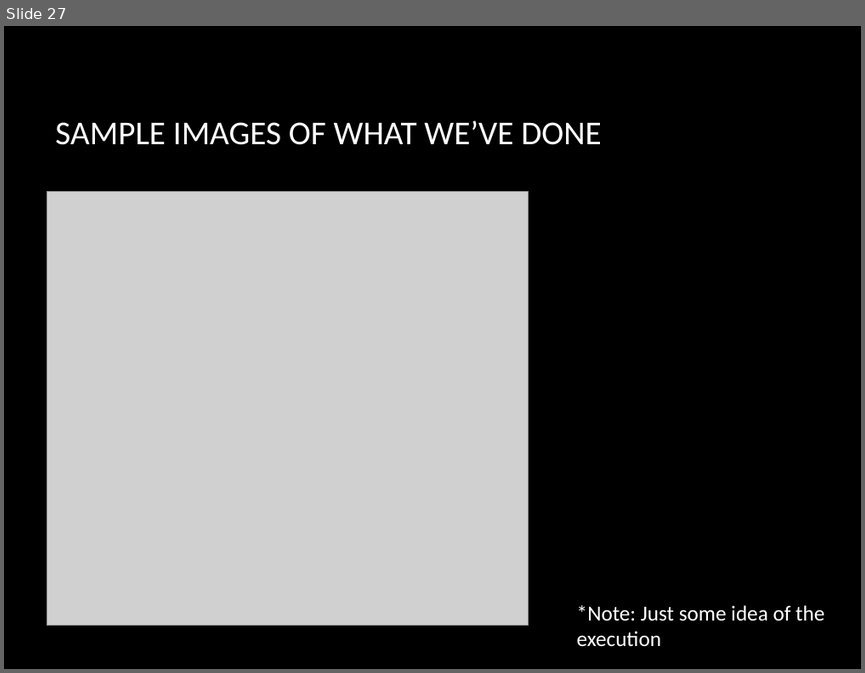
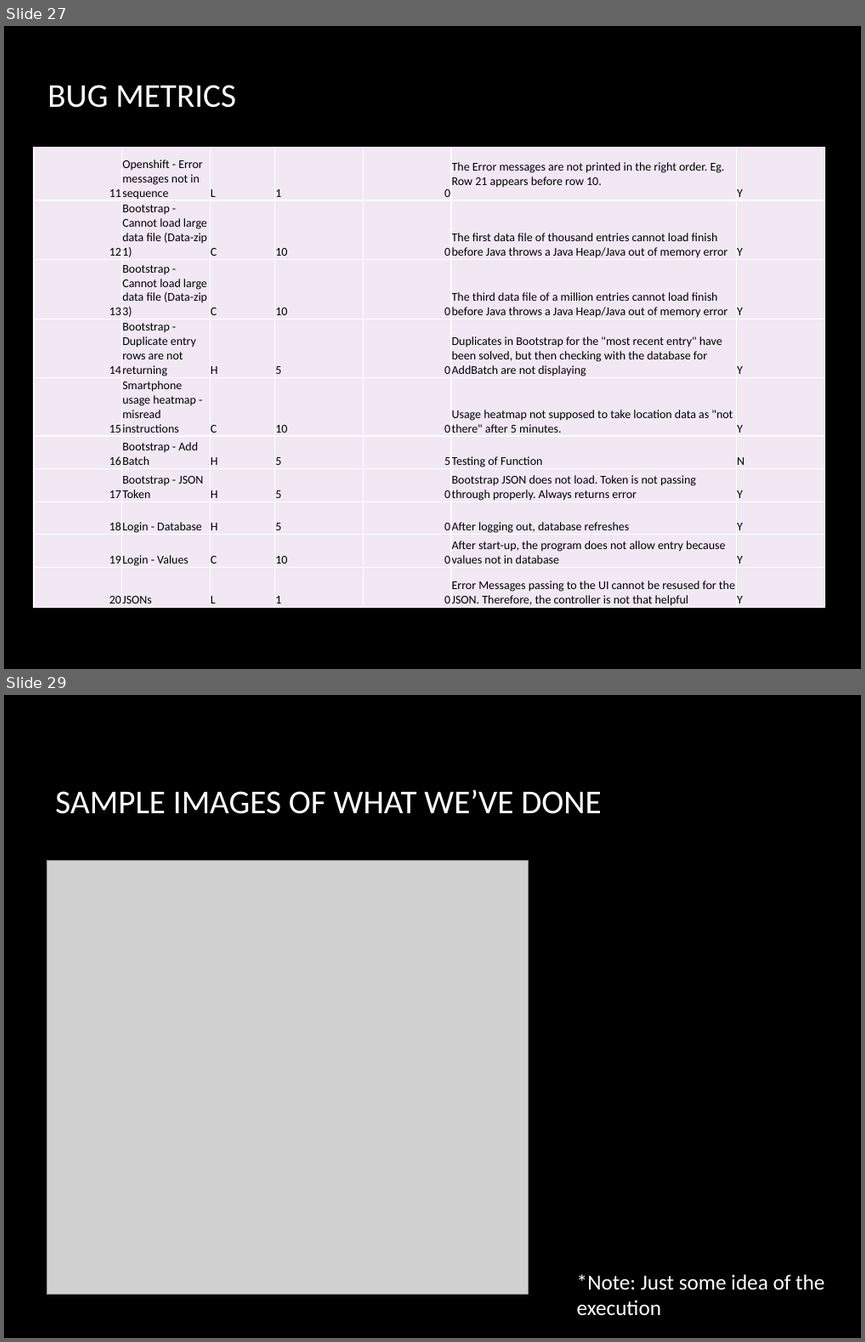
Before and after one commit to jerots/SMUAnalytics, a slide deck: presentations/Supervisor Review (week 9).pptx. Shown one above the other, each under a label of ours: slide 27 before the commit, slides 27 and 29 after it; the slides between them are not shown. The pictures are 865x673 and 865x1342 pixels, drawn with LibreOffice and Linux fonts; fonts in the diff are those of the drawing; grey boxes stand for pictures; background and template pictures are left out. Boxes give left, top, right and bottom in pixels: in the first picture for what was removed or moved away, otherwise in the second. Text is boxed around its words. In the diff, an @@ line names an element or a change of style, - is before the commit and + after.

Commit message:
Created test cases for Add Batch Updated Bug metrics Updated Presentation for Supervisor Meeting with bug Metrics

```diff
--- a/presentations/Supervisor Review (week 9).pptx
+++ b/presentations/Supervisor Review (week 9).pptx
@@ slide 27 added at <box>4,26,861,669</box>, background picture (left out) @@
@@ title added at <box>47,85,236,108</box>, 28 pt, text #FFFFFF @@
+BUG METRICS
@@ table added at <box>34,147,826,609</box>, 10 rows, 7 columns @@
+11 | Openshift - Error messages not in sequence | L | 1 | 0 | The Error messages are not printed in the right order. Eg. Row 21 appears before row 10. | Y
+12 | Bootstrap - Cannot load large data file (Data-zip 1) | C | 10 | 0 | The first data file of thousand entries cannot load finish before Java throws a Java Heap/Java out of memory error | Y
+13 | Bootstrap - Cannot load large data file (Data-zip 3) | C | 10 | 0 | The third data file of a million entries cannot load finish before Java throws a Java Heap/Java out of memory error | Y
+14 | Bootstrap - Duplicate entry rows are not returning | H | 5 | 0 | Duplicates in Bootstrap for the "most recent entry" have been solved, but then checking with the database for AddBatch are not displaying | Y
+15 | Smartphone usage heatmap - misread instructions | C | 10 | 0 | Usage heatmap not supposed to take location data as "not there" after 5 minutes. | Y
+16 | Bootstrap - Add Batch | H | 5 | 5 | Testing of Function | N
+17 | Bootstrap - JSON Token | H | 5 | 0 | Bootstrap JSON does not load. Token is not passing through properly. Always returns error | Y
+18 | Login - Database | H | 5 | 0 | After logging out, database refreshes | Y
+19 | Login - Values | C | 10 | 0 | After start-up, the program does not allow entry because values not in database | Y
+20 | JSONs | L | 1 | 0 | Error Messages passing to the UI cannot be resused for the JSON. Therefore, the controller is not that helpful | Y
@@ what was slide 27 is now slide 29 @@
```
Also in this commit, not shown: 2 slides changed, 1 other slide added, 6 other files.
